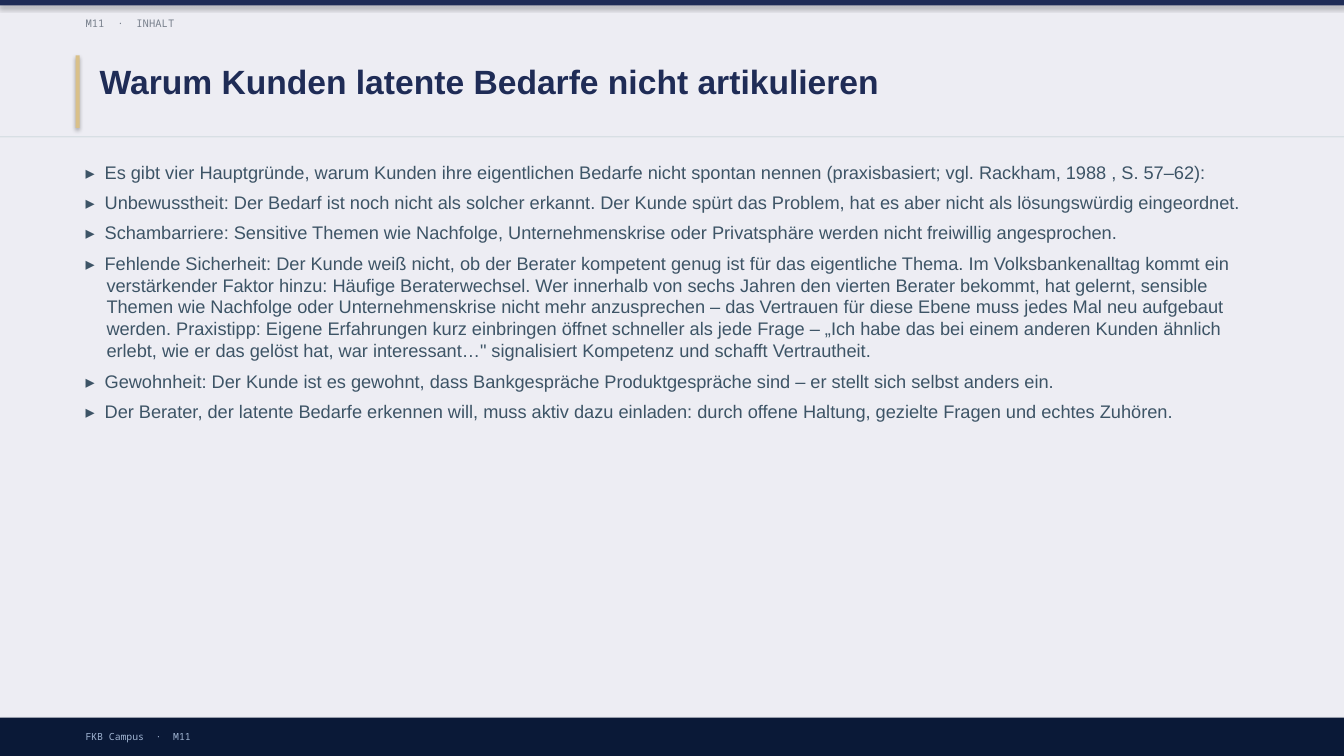
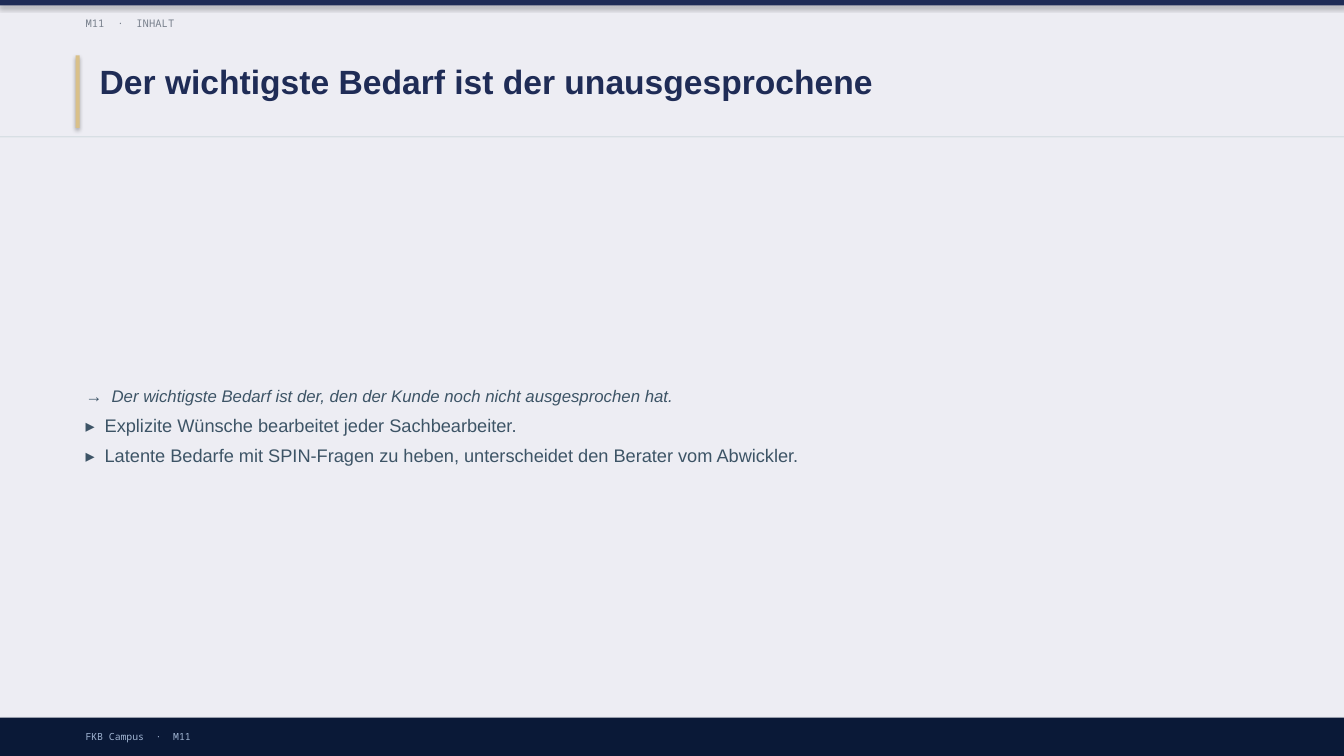
Before and after one commit to ck5rqc47pr-byte/firmenkundenakademie-online, a slide deck: slide 5 of protected-downloads/praesentation/M11.pptx (slide 7 before the commit). Drawn at 1344x756 pixels with LibreOffice and Linux fonts; fonts in the diff are those of the drawing. Boxes give left, top, right and bottom in pixels: in the first picture for what was removed or moved away, otherwise in the second. Text is boxed around its words. In the diff, an @@ line names an element or a change of style, - is before the commit and + after.

```diff
--- a/protected-downloads/praesentation/M11.pptx
+++ b/protected-downloads/praesentation/M11.pptx
@@ text at box(100, 69, 872, 101): text changed @@
-Warum Kunden latente Bedarfe nicht artikulieren
+Der wichtigste Bedarf ist der unausgesprochene
@@ text "→ Der wichtigste Bedarf ist ..." at box(105, 390, 799, 466): vertical alignment top to middle @@
@@ text at box(105, 390, 799, 466): text changed @@
-▸ Es gibt vier Hauptgründe, warum Kunden ihre eigentlichen Bedarfe nicht spontan nennen (praxisbasiert; vgl. Rackham, 1988 , S. 57–62):
-▸ Unbewusstheit: Der Bedarf ist noch nicht als solcher erkannt. Der Kunde spürt das Problem, hat es aber nicht als lösungswürdig eingeordnet.
-▸ Schambarriere: Sensitive Themen wie Nachfolge, Unternehmenskrise oder Privatsphäre werden nicht freiwillig angesprochen.
-▸ Fehlende Sicherheit: Der Kunde weiß nicht, ob der Berater kompetent genug ist für das eigentliche Thema. Im Volksbankenalltag kommt ein verstärkender Faktor hinzu: Häufige Beraterwechsel. Wer innerhalb von sechs Jahren den vierten Berater bekommt, hat gelernt, sensible Themen wie Nachfolge oder Unternehmenskrise nicht mehr anzusprechen – das Vertrauen für diese Ebene muss jedes Mal neu aufgebaut werden. Praxistipp: Eigene Erfahrungen kurz einbringen öffnet schneller als jede Frage – „Ich habe das bei einem anderen Kunden ähnlich erlebt, wie er das gelöst hat, war interessant…" signalisiert Kompetenz und schafft Vertrautheit.
-▸ Gewohnheit: Der Kunde ist es gewohnt, dass Bankgespräche Produktgespräche sind – er stellt sich selbst anders ein.
-▸ Der Berater, der latente Bedarfe erkennen will, muss aktiv dazu einladen: durch offene Haltung, gezielte Fragen und echtes Zuhören.
+→ Der wichtigste Bedarf ist der, den der Kunde noch nicht ausgesprochen hat.
+▸ Explizite Wünsche bearbeitet jeder Sachbearbeiter.
+▸ Latente Bedarfe mit SPIN-Fragen zu heben, unterscheidet den Berater vom Abwickler.
```
Also in this commit, not shown: 3 other slides changed, 4 slides added, 6 slides removed, 1 other file.
